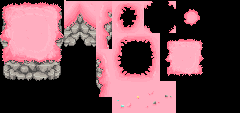
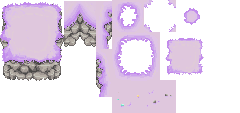
Comparing the layer stacks of the two 240×113 images. Changes:
painted on "Layer 1" over [0, 0, 204, 113]
